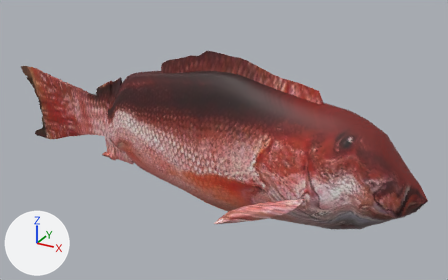
Renders of the glTF model public/aqua/models/fish/red_snapper.glb from each side of a commit.
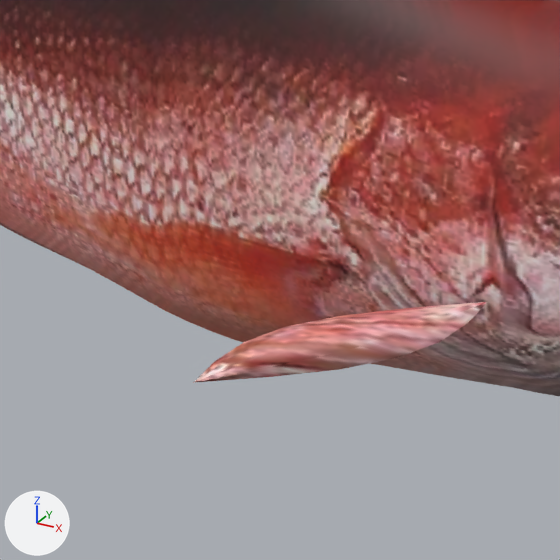
Each version appears first whole from a 50 mm camera at (3916.366, -2.112, 242.001) aimed at (3915.179, 0.046, 240.922), and next in a close-up on the part from 34% to 73% of the width and 37% to 100% of the height. Lighting does not change. The marker at lower left points along +X, +Y and +Z. The first two pictures are the older version. Vertices at exactly the same position are counted once.

In view in the first close-up: 'red_snapper'.
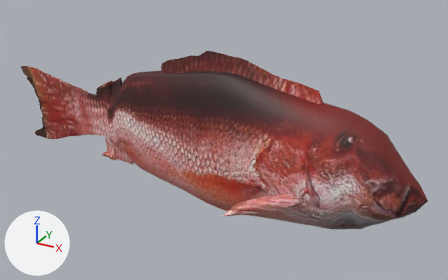
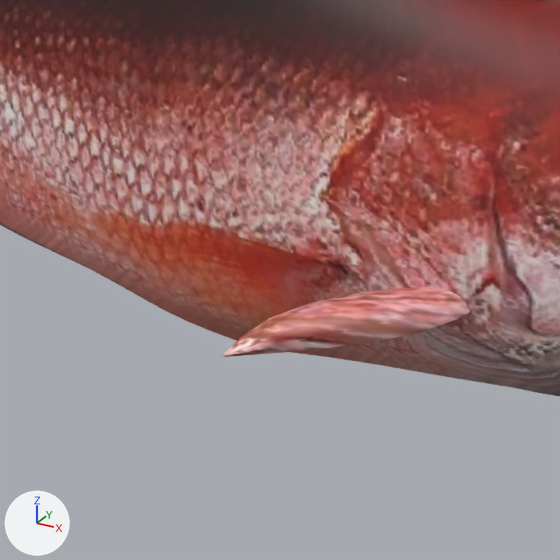
Boxes (x1, y1, x2, y2) around the edits, measured in the close-ups (560 x 560 px; the box of a moved part takes in the faces that stretch with it):
part 1 of me_red_snapper, moved or reshaped: before (193, 302, 487, 383); after (221, 287, 470, 357)

What changed in the scene script:
```text
Change me_red_snapper:
    used by ob_red_snapper; location = (0.0, 0.0, 0.0)
    remove me_red_snapper.from_pydata(...)  # 1020 vertices, 1930 faces; spans x 3914.06..3916.06, y -0.35..0.35, z 240.61..241.32
    add me_red_snapper.from_pydata(...)  # 1020 vertices, 1930 faces; spans x 3914.06..3916.06, y -0.28..0.28, z 240.61..241.32
    me_red_snapper part 1: the loose piece of 42 vertices spanning x 3915.35..3915.64, y -0.35..-0.15, z 240.76..240.85 is moved by (0.0, 0.07, 0.0)
    other edits to the shape of me_red_snapper do not show in these pictures
```
